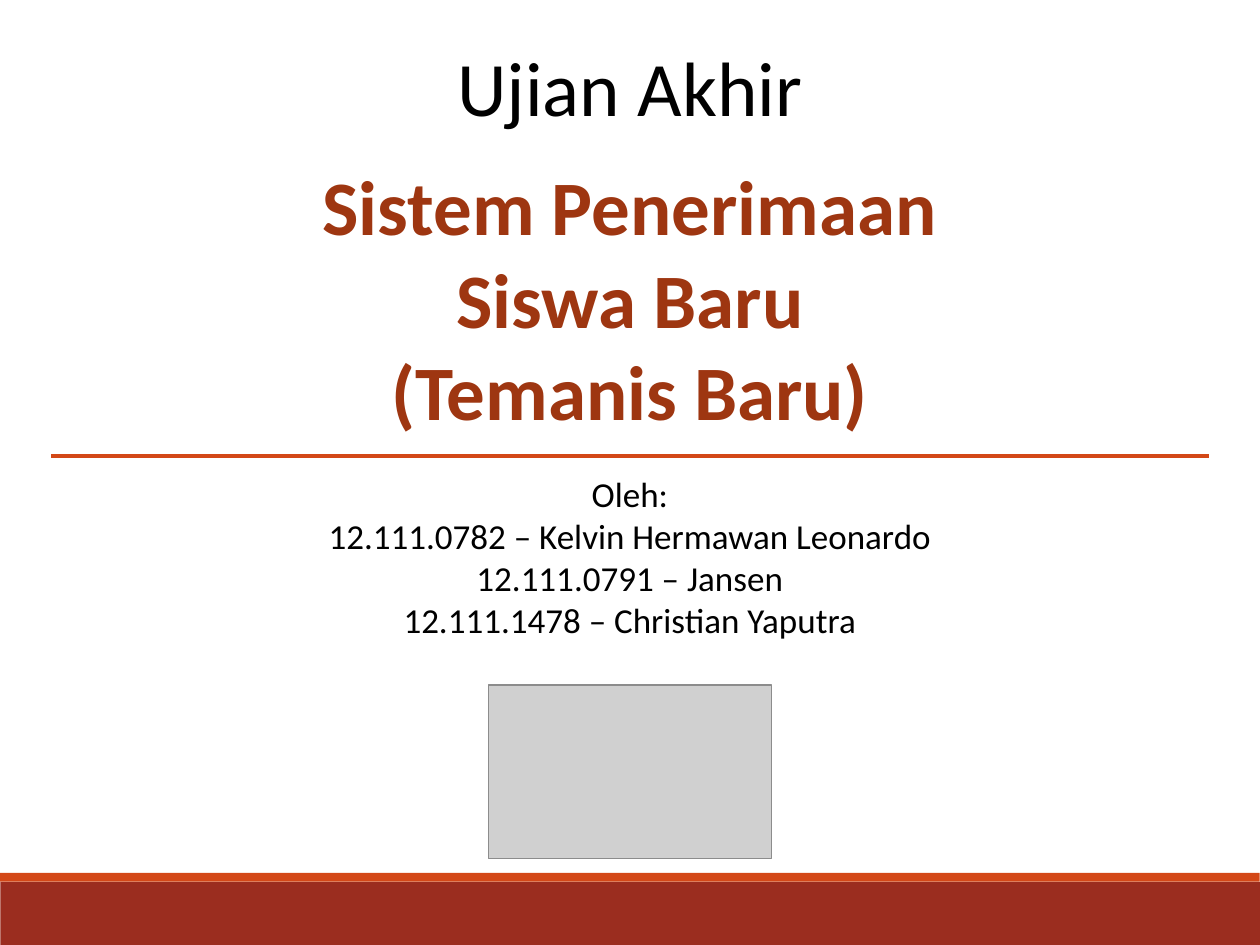
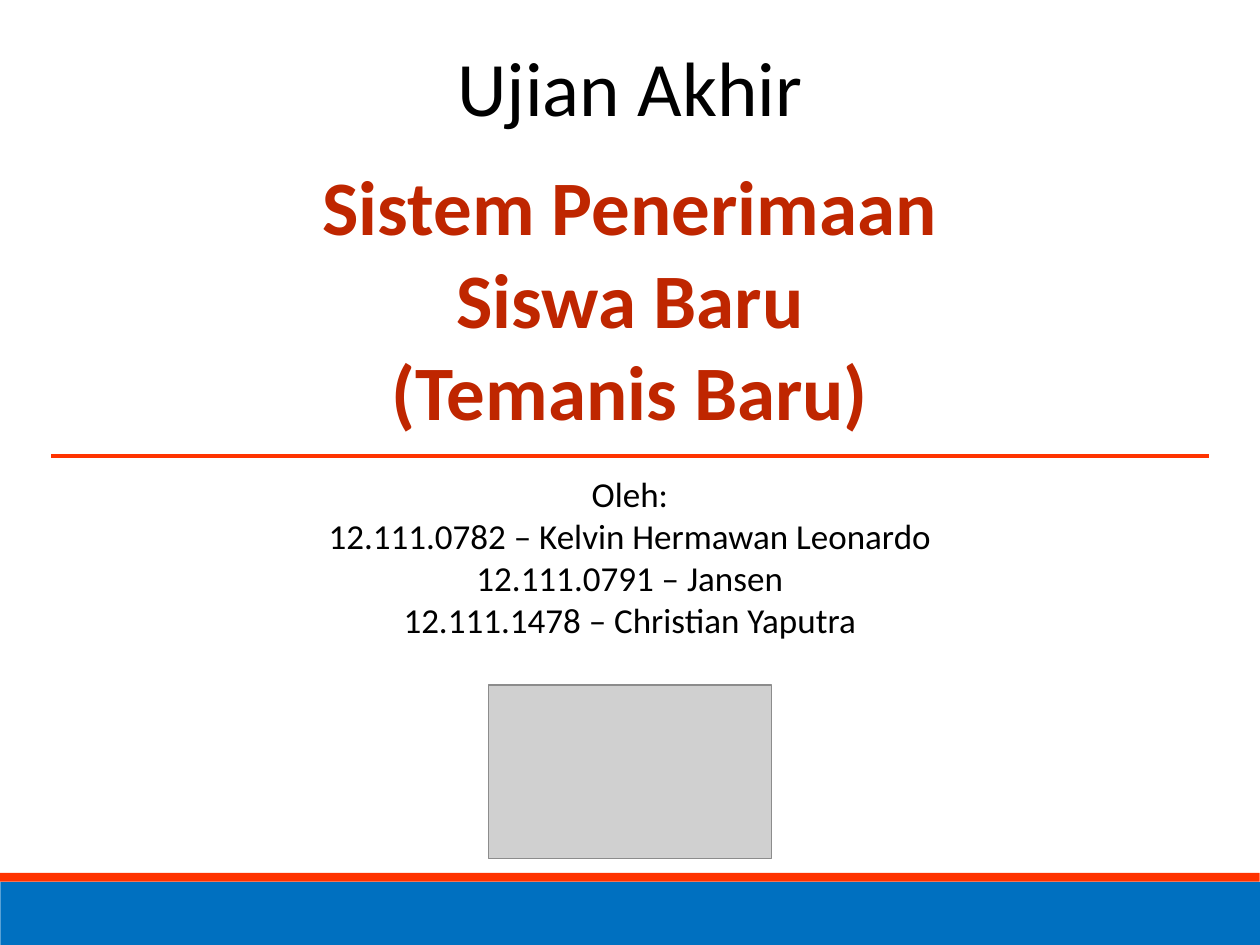
Before and after one commit to lastfantasy/tmr, a slide deck: slide 1 of TA final/TA PRESENTASI.pptx. Drawn at 1260x945 pixels with LibreOffice and Linux fonts; fonts in the diff are those of the drawing; grey boxes stand for pictures. Boxes give left, top, right and bottom in pixels: in the first picture for what was removed or moved away, otherwise in the second. Text is boxed around its words. In the diff, an @@ line names an element or a change of style, - is before the commit and + after.

```diff
--- a/TA final/TA PRESENTASI.pptx
+++ b/TA final/TA PRESENTASI.pptx
@@ text "Sistem Penerimaan" at [322, 181, 936, 432]: text colour #9E3611 to #BF2600 @@
@@ line (1208, 456) - (52, 456): stroke #D34817 2.25 pt to #FF3300 2.25 pt @@
@@ rectangle at [0, 882, 1260, 945]: fill #9B2D1F to #0070C0 @@
@@ rectangle at [0, 873, 1260, 882]: fill #D34817 to #FF3300 @@
```
Also in this commit, not shown: 5 other slides changed, 6 slides added.
